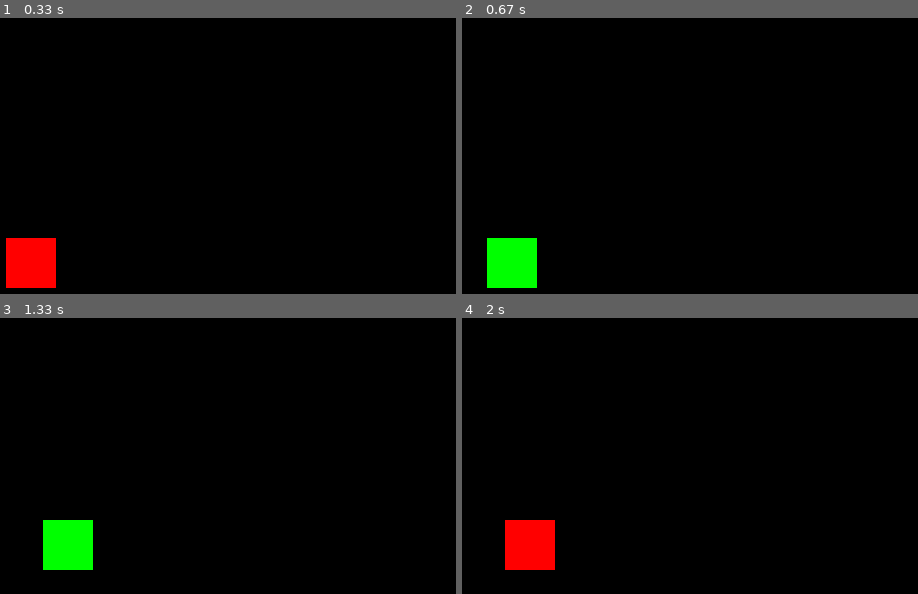
Above: before the commit, frames 1-4 (two rows, left to right).
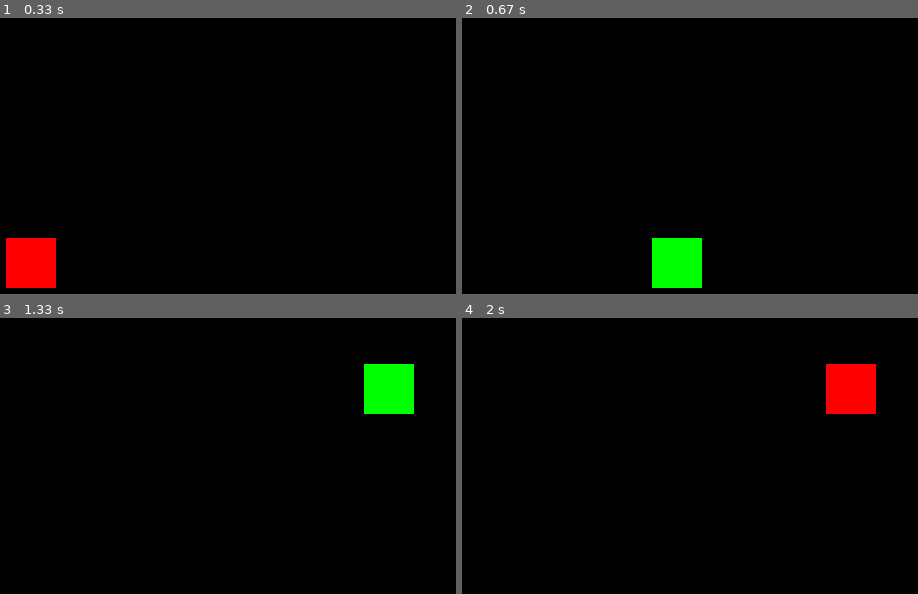
Above: after the commit, the same moments.

Repository: alderaan/Pygame-Space-Invaders
Game: pygame game, started from main.py
Same seed, same stepped clock (60 frames per second), same inputs: the game is played once before the commit and once after it.
Inputs:
- Up to frame 1 (0.33 s): no input
- Up to frame 2 (0.67 s): hold D from 0.33 s (still down)
- Up to frame 3 (1.33 s): release D at 0.8 s; hold W 0.83-1.13 s; hold D from 1.17 s (still down)
- Up to frame 4 (2 s): release D at 1.63 s; hold A from 1.67 s (still down)

Frame 1 is identical in both runs. In frame 2, 4.0% of the frame differs, in the area x 5-53%, y 79-98%; in frame 3, 4.0%; in frame 4, 4.0%.

Commit message:
implementing consistent movement speed via delta time

Diff:
--- a/main.py
+++ b/main.py
@@ -5,9 +5,13 @@
 SCREEN_WIDTH = 800
 SCREEN_HEIGHT = 600
 
+# Set up a clock to manage frame rate
+clock = pygame.time.Clock()
+
 screen = pygame.display.set_mode((SCREEN_WIDTH, SCREEN_HEIGHT))
 
 player = pygame.Rect((350, 250, 50, 50))
+speed = 600  # pixels per second
 
 color_1 = (255, 0, 0)
 color_2 = (0, 255, 0)
@@ -19,22 +23,25 @@
 run = True
 while run:
 
+    # Calculate delta time
+    dt = clock.tick(60) / 1000  # Convert milliseconds to seconds
+
     screen.fill((0, 0, 0))
 
     pygame.draw.rect(screen, player_color, player)
 
     key = pygame.key.get_pressed()
     if key[pygame.K_a]:
-        player.move_ip(-1, 0)
+        player.move_ip(-speed * dt, 0)
         player_color = color_1
     elif key[pygame.K_d]:
-        player.move_ip(1, 0)
+        player.move_ip(speed * dt, 0)
         player_color = color_2
     elif key[pygame.K_w]:
-        player.move_ip(0, -1)
+        player.move_ip(0, -speed * dt)
         player_color = color_3
     elif key[pygame.K_s]:
-        player.move_ip(0, 1)
+        player.move_ip(0, speed * dt)
         player_color = color_4
 
     for event in pygame.event.get():
